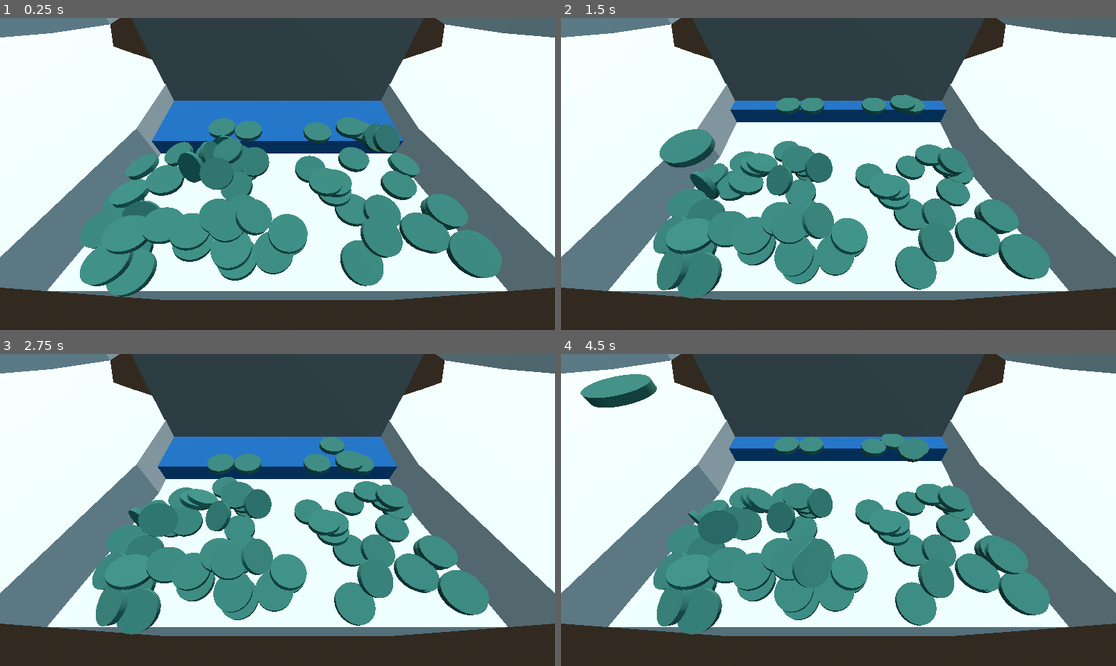
Above: before the commit, frames 1-4 (two rows, left to right).
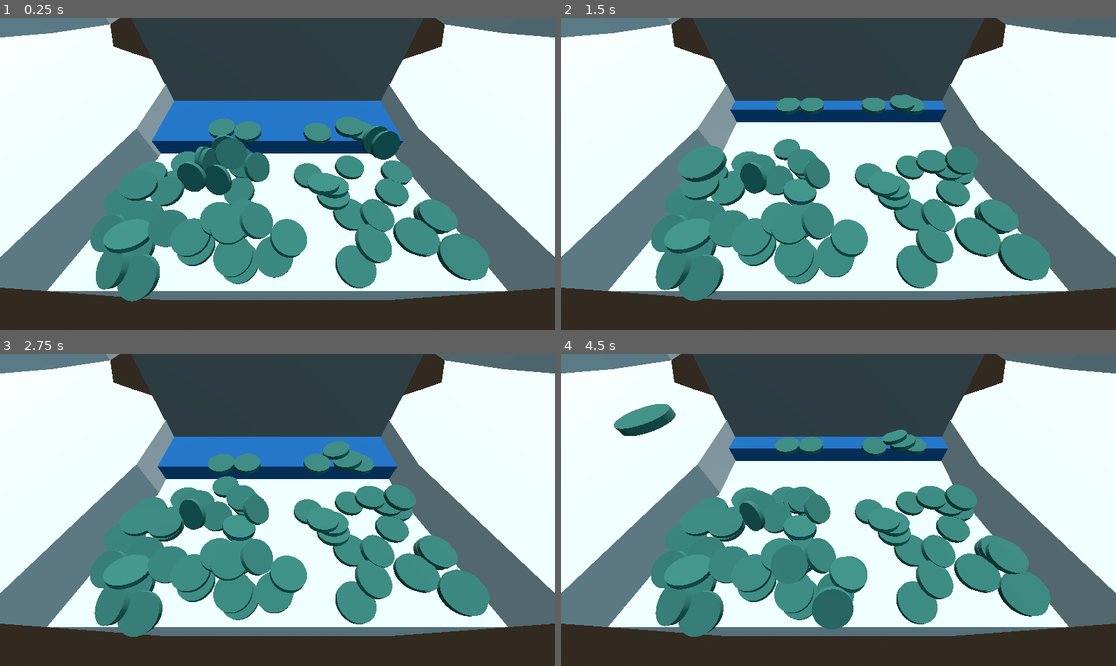
Above: after the commit, the same moments.

Repository: kennethbchen/Coin-Pusher-Game
Game: Godot game, scene res://Game.tscn
Two runs of this game, one before a commit and one after it. Both use one fixed random seed, a clock stepped at 60 frames per second and the inputs below.
Inputs (mouse positions are in pixels of both pictures, inside the frame that each line leads up to):
- Up to frame 1 (0.25 s): no input
- Up to frame 2 (1.5 s): move the mouse to (960, 158) at 0.52 s; press the mouse at (960, 158) at 0.53 s; move the mouse to (727, 189) at 1.27 s; release the mouse at (727, 189) at 1.28 s; click (727, 189) at 1.35 s
- Up to frame 3 (2.75 s): move the mouse to (333, 441) at 2.02 s; press the mouse at (333, 441) at 2.03 s
- Up to frame 4 (4.5 s): move the mouse to (810, 572) at 2.77 s; release the mouse at (810, 572) at 2.78 s; click (810, 572) at 2.85 s; move the mouse to (1005, 556) at 3.52 s; press the mouse at (1005, 556) at 3.53 s; move the mouse to (672, 463) at 4.27 s; release the mouse at (672, 463) at 4.28 s; click (672, 463) at 4.35 s

The runs differ from the first frame. In frame 1, 9.3% of the frame differs, in the area x 14-91%, y 31-91%; in frame 2, 4.4%; in frame 3, 3.5%; in frame 4, 7.1%.

Commit message:
Added initial downward velocity on token spawn for more responsive placement

Diff:
--- a/Scenes/Token.tscn
+++ b/Scenes/Token.tscn
@@ -1,9 +1,7 @@
-[gd_scene load_steps=9 format=3 uid="uid://dco6gh876g323"]
+[gd_scene load_steps=8 format=3 uid="uid://dco6gh876g323"]
 
 [ext_resource type="Material" uid="uid://jdclmigjfj0o" path="res://Materials/TestMat.tres" id="1_usiua"]
 [ext_resource type="Script" path="res://Scripts/Token.gd" id="1_y4slo"]
-
-[sub_resource type="PhysicsMaterial" id="PhysicsMaterial_2hsnt"]
 
 [sub_resource type="CylinderMesh" id="CylinderMesh_11f54"]
 material = ExtResource("1_usiua")
@@ -23,7 +21,6 @@
 
 [node name="Token" type="RigidBody3D"]
 mass = 0.01
-physics_material_override = SubResource("PhysicsMaterial_2hsnt")
 continuous_cd = true
 script = ExtResource("1_y4slo")
 
--- a/Scripts/Token.gd
+++ b/Scripts/Token.gd
@@ -28,6 +28,7 @@
 	cylinder_mesh.bottom_radius = radius
 	cylinder_mesh.height = height
 
+	linear_velocity.y = -5
 	if not Engine.is_editor_hint():
 		mesh.scale = Vector3.ZERO
 		var tween = get_tree().create_tween()
